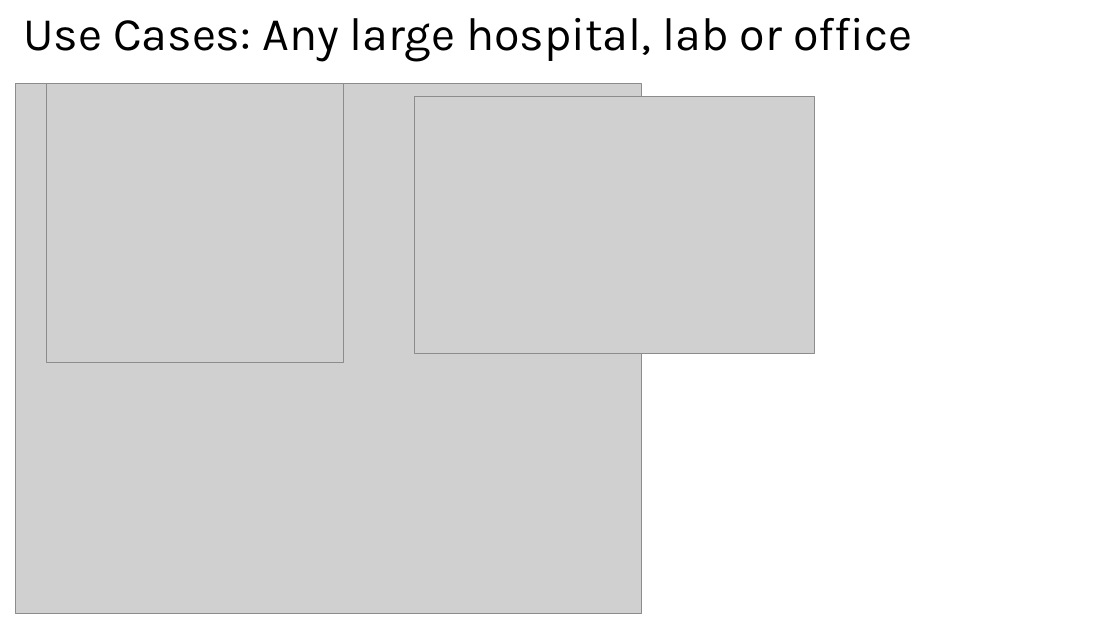
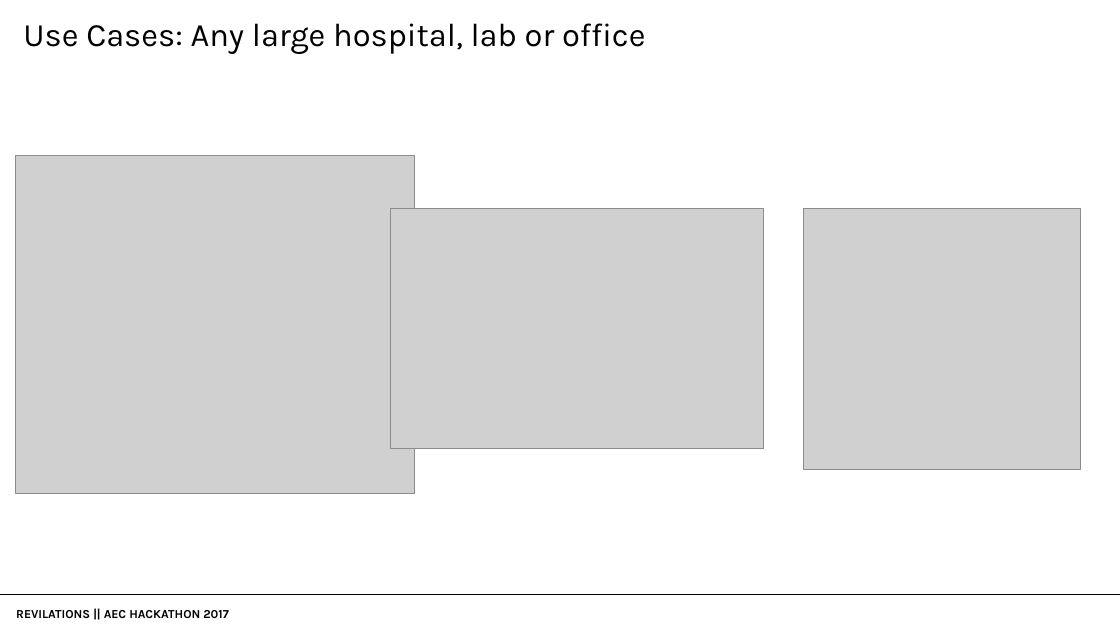
Before and after one commit to mkero-tt/Revilations, a slide deck: slide 7 of Graphics_Presentation/Revilations.pptx. Drawn at 1120x630 pixels with LibreOffice and Linux fonts; fonts in the diff are those of the drawing; grey boxes stand for pictures. Boxes give left, top, right and bottom in pixels: in the first picture for what was removed or moved away, otherwise in the second. Text is boxed around its words. In the diff, an @@ line names an element or a change of style, - is before the commit and + after.

```diff
--- a/Graphics_Presentation/Revilations.pptx
+++ b/Graphics_Presentation/Revilations.pptx
@@ text "Use Cases: Any large hospital, ..." at [23,23,645,54]: size 40 to 28 pt @@
@@ picture: place and size @@
-picture at [15,83,642,613]
+picture at [15,155,414,493]
@@ picture: place and size @@
-picture at [415,97,815,354]
+picture at [390,208,764,449]
@@ picture: place and size @@
-picture at [47,83,344,363]
+picture at [803,208,1081,470]
@@ line added from (0, 595) to (1120, 595), #000000 0.5 pt @@
@@ text added at [16,610,228,618], 10.5 pt, text #000000, bold @@
+REVILATIONS || AEC HACKATHON 2017
```
Also in this commit, not shown: 4 other slides changed, 3 slides added, 2 slides removed.
